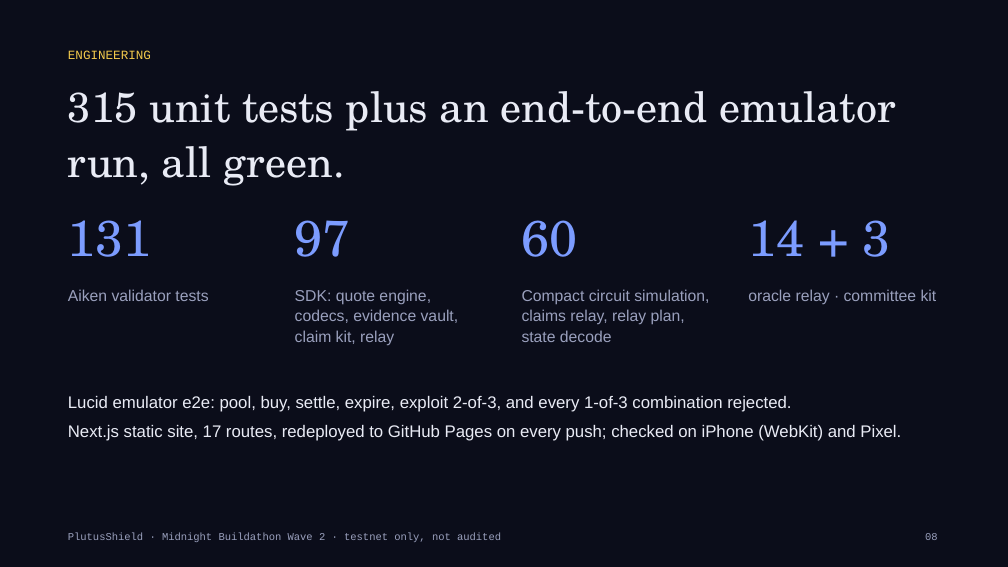
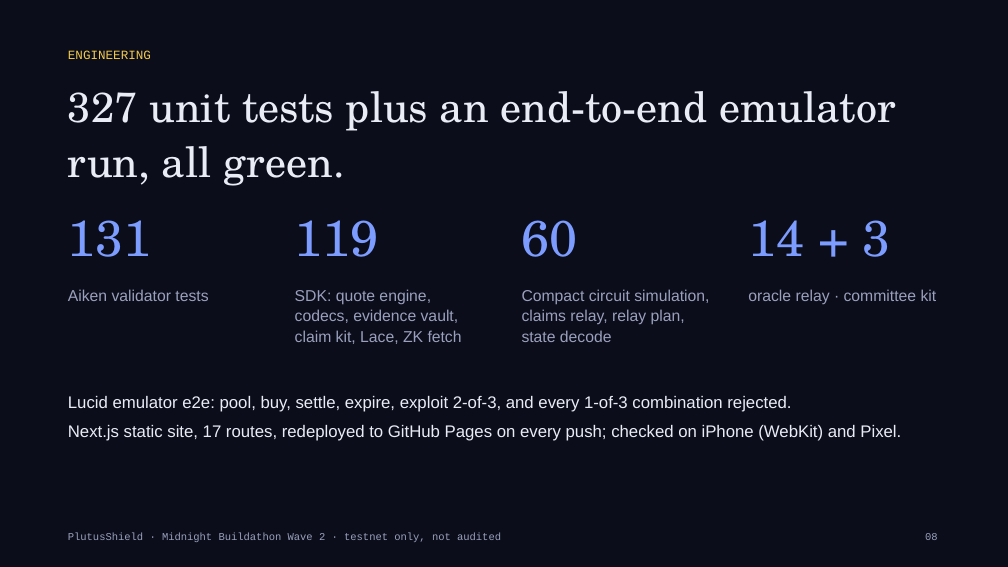
Before and after one commit to Kshot3000/PlutusShield, a slide deck: slide 8 of docs/buildathon/PlutusShield-Wave2-deck.pptx. Drawn at 1008x567 pixels with LibreOffice and Linux fonts; fonts in the diff are those of the drawing. Boxes give left, top, right and bottom in pixels: in the first picture for what was removed or moved away, otherwise in the second. Text is boxed around its words. In the diff, an @@ line names an element or a change of style, - is before the commit and + after.

Commit message:
Web/SDK: Fetch ZK asset probe + browser Compact prover slot (verifier/zkir on Pages)
Add pure fetchZkConfig loader/probe (no midnight-js in SDK), laceCircuits
zk-assets readiness, Pages-safe verifier+zkir under public/zk/policy-cover-v2,
browserCircuit register/tryCreateMidnightJsProver + FileWithLace probe UI.
Prover keys stay local (sync-zk-assets.mjs). SDK 119 tests.

```diff
--- a/docs/buildathon/PlutusShield-Wave2-deck.pptx
+++ b/docs/buildathon/PlutusShield-Wave2-deck.pptx
@@ text at bbox=[68, 91, 896, 186]: text changed @@
-315 unit tests plus an end-to-end emulator run, all green.
+327 unit tests plus an end-to-end emulator run, all green.
@@ text at bbox=[295, 220, 379, 257]: text changed @@
-97
+119
@@ text at bbox=[295, 289, 462, 344]: text changed @@
-SDK: quote engine, codecs, evidence vault, claim kit, relay
+SDK: quote engine, codecs, evidence vault, claim kit, Lace, ZK fetch
```
Also in this commit, not shown: 1 other slide changed, 22 other files.
